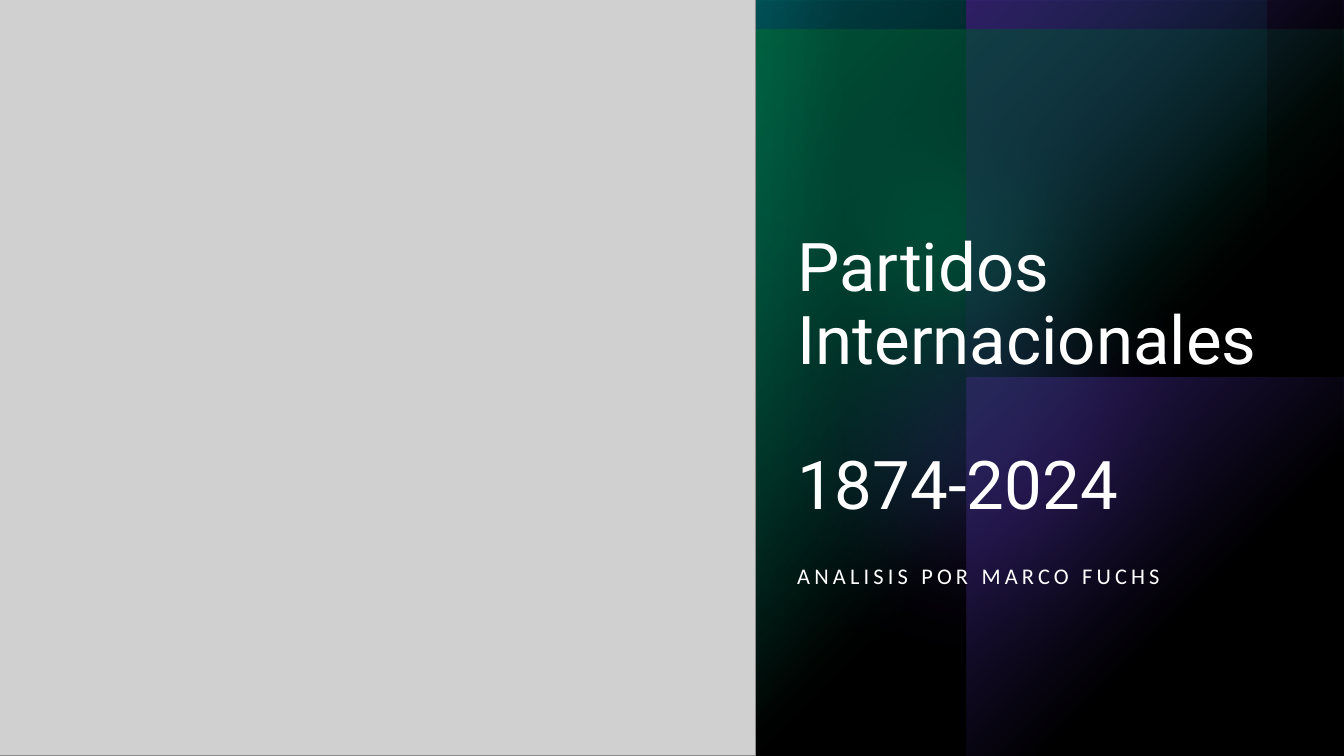
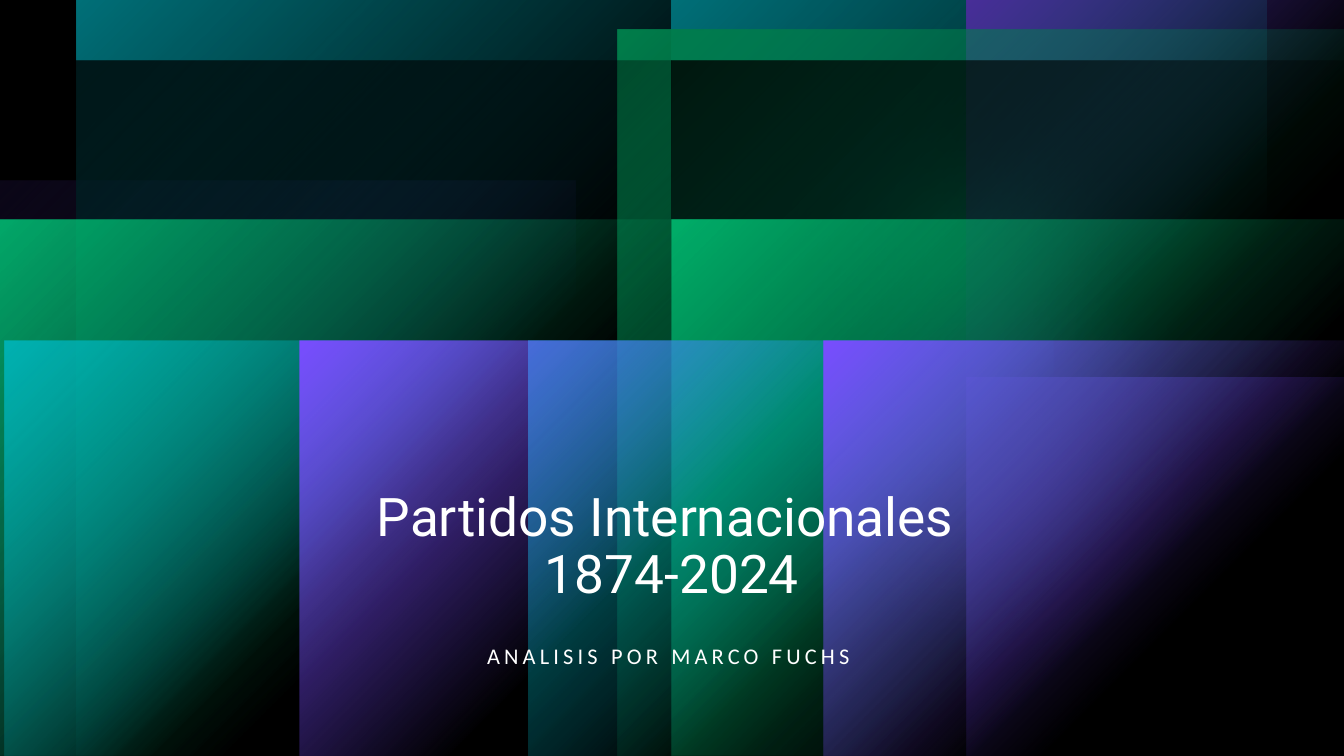
Before and after one commit to MarcoFuchs98/EDA, a slide deck: slide 1 of Partidos Internacionales.pptx. Drawn at 1344x756 pixels with LibreOffice and Linux fonts; fonts in the diff are those of the drawing; grey boxes stand for pictures; background and template pictures are left out. Boxes give left, top, right and bottom in pixels: in the first picture for what was removed or moved away, otherwise in the second. Text is boxed around its words. In the diff, an @@ line names an element or a change of style, - is before the commit and + after.

```diff
--- a/Partidos Internacionales.pptx
+++ b/Partidos Internacionales.pptx
@@ rectangle removed at [0, 0, 1344, 756] @@
@@ rectangle removed at [0, 0, 1344, 756] @@
@@ ellipse removed at [0, 0, 756, 756] @@
@@ picture removed at [0, 0, 756, 756] @@
@@ rectangle added at [0, 0, 1344, 756], fill #000000 at 40% opacity @@
@@ ellipse removed at [704, 0, 1180, 476] @@
@@ rectangle at [0, 60, 673, 756]: fill gradient #00BAC8 to gradient #000000; mirrored; rotation 0 to 180 degrees @@
@@ ellipse removed at [279, 60, 755, 536] @@
@@ rectangle: place and size @@
-rectangle at [618, 30, 1344, 756]
+rectangle at [673, 60, 1344, 756]
@@ rectangle at [673, 60, 1344, 756]: fill gradient #00D17D to gradient #000000; mirrored @@
@@ ellipse removed at [121, 121, 756, 756] @@
@@ ellipse removed at [675, 136, 1281, 743] @@
@@ ellipse added at [675, 136, 1281, 743], fill #794DFF at 60% opacity @@
@@ rectangle: place and size @@
-rectangle at [0, 180, 576, 756]
+rectangle at [0, 219, 672, 756]
@@ rectangle at [0, 219, 672, 756]: fill gradient #794DFF to gradient #00D17D; mirrored @@
@@ rectangle at [672, 219, 1344, 756]: fill gradient #00BAC8 to gradient #00D17D; rotation 0 to 270 degrees @@
@@ rectangle added at [4, 341, 528, 756], fill gradient #00BAC8 @@
@@ rectangle at [299, 341, 824, 756]: mirrored; rotation 90 to 180 degrees @@
@@ rectangle added at [528, 341, 1053, 756], fill gradient #00BAC8 @@
@@ rectangle at [824, 341, 1344, 756]: mirrored; rotation 90 to 180 degrees @@
@@ title "Partidos Internacionales 1874-2024": place and size @@
-title "Partidos Internacionales 1874-2024" at [797, 240, 1256, 510]
+title "Partidos Internacionales 1874-2024" at [377, 488, 954, 606]
@@ title "Partidos Internacionales 1874-2024" at [377, 488, 954, 606]: size 48 to 38 pt; alignment left to centre @@
@@ subtitle "ANALISIS POR MARCO FUCHS": place and size @@
-subtitle "ANALISIS POR MARCO FUCHS" at [797, 565, 1159, 590]
+subtitle "ANALISIS POR MARCO FUCHS" at [487, 645, 849, 670]
@@ subtitle "ANALISIS POR MARCO FUCHS" at [487, 645, 849, 670]: alignment left to centre @@
```
Also in this commit, not shown: 1 other slide changed, 1 slide added.
